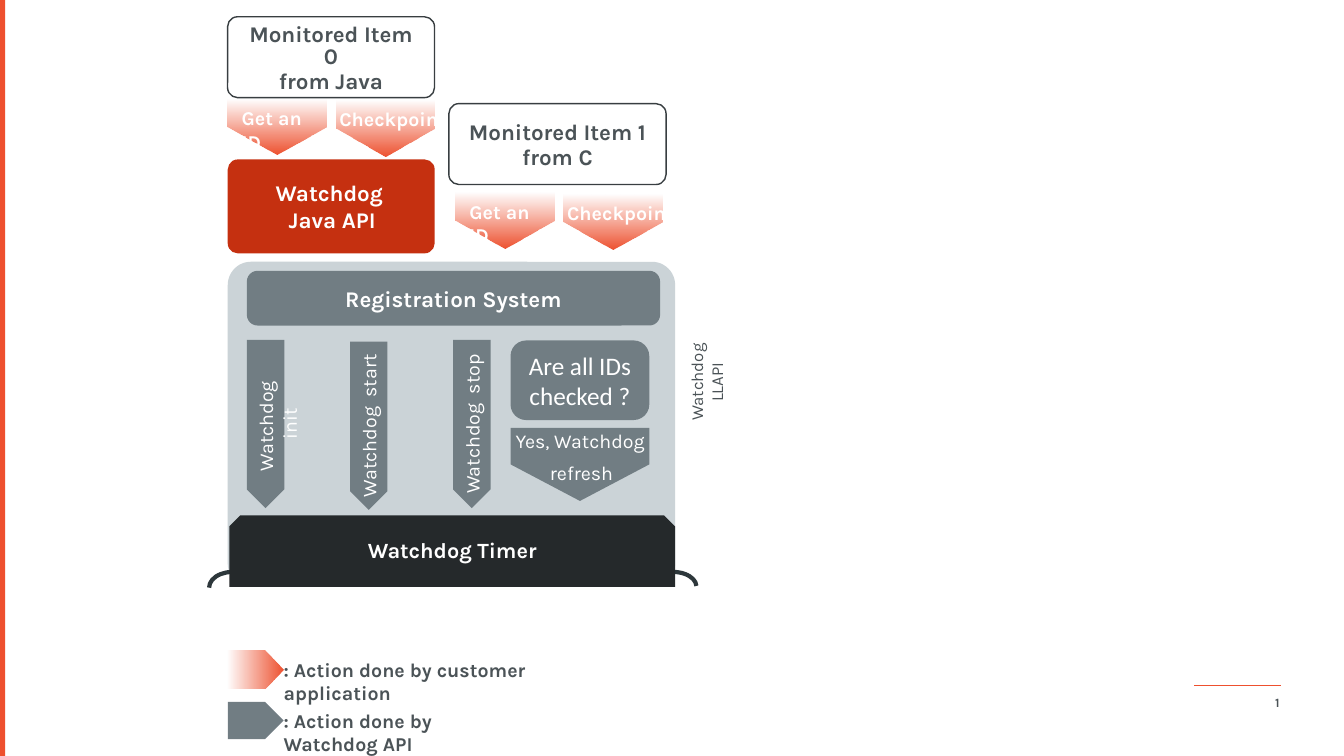
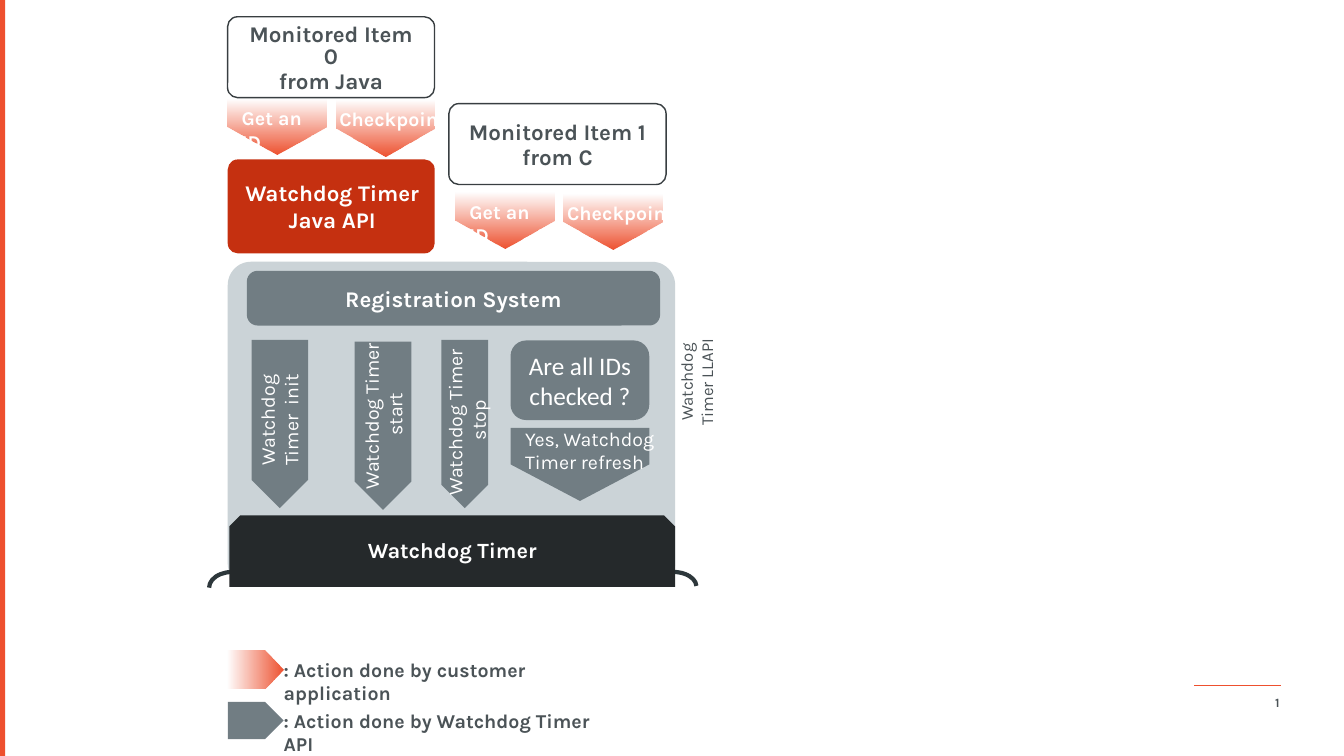
Before and after one commit to MicroEJ/docs, a slide deck: slide 1 of PlatformDeveloperGuide/images/watchdog_highlevel_diagram.pptx. Drawn at 1344x756 pixels with LibreOffice and Linux fonts; fonts in the diff are those of the drawing; background and template pictures are left out. Boxes give left, top, right and bottom in pixels: in the first picture for what was removed or moved away, otherwise in the second. Text is boxed around its words. In the diff, an @@ line names an element or a change of style, - is before the commit and + after.

Commit message:
M0078DDG-401 update watchdog timer schematics

```diff
--- a/PlatformDeveloperGuide/images/watchdog_highlevel_diagram.pptx
+++ b/PlatformDeveloperGuide/images/watchdog_highlevel_diagram.pptx
@@ text in rounded rectangle at (245, 185, 419, 207): text changed @@
-Watchdog
+Watchdog Timer
@@ text "Watchdog Timer LLAPI": place and size @@
-text "Watchdog Timer LLAPI" at (683, 312, 711, 452)
+text "Watchdog Timer LLAPI" at (676, 343, 718, 425)
@@ text "Watchdog Timer LLAPI" at (676, 343, 718, 425): fill #FFFFFF to none @@
@@ right arrow: place and size @@
-right arrow at (247, 340, 284, 508)
+right arrow at (252, 340, 308, 509)
@@ right arrow: place and size @@
-right arrow at (350, 342, 387, 510)
+right arrow at (354, 341, 411, 510)
@@ text at (359, 351, 408, 487): text changed @@
-Watchdog start
+Watchdog Timer start
@@ text at (442, 357, 492, 493): text changed @@
-Watchdog stop
+Watchdog Timer stop
@@ right arrow: place and size @@
-right arrow at (454, 340, 491, 508)
+right arrow at (442, 340, 489, 508)
@@ text at (676, 343, 718, 425): text changed @@
-Watchdog LLAPI
+Watchdog Timer LLAPI
@@ text at (255, 377, 304, 465): text changed @@
-Watchdog init
+Watchdog Timer init
@@ text at (525, 428, 655, 475): text changed @@
-Yes, Watchdog
-refresh
+Yes, Watchdog Timer refresh
@@ text at (284, 714, 590, 751): text changed @@
-: Action done by Watchdog API
+: Action done by Watchdog Timer API
```
Also in this commit, not shown: 5 other files.
